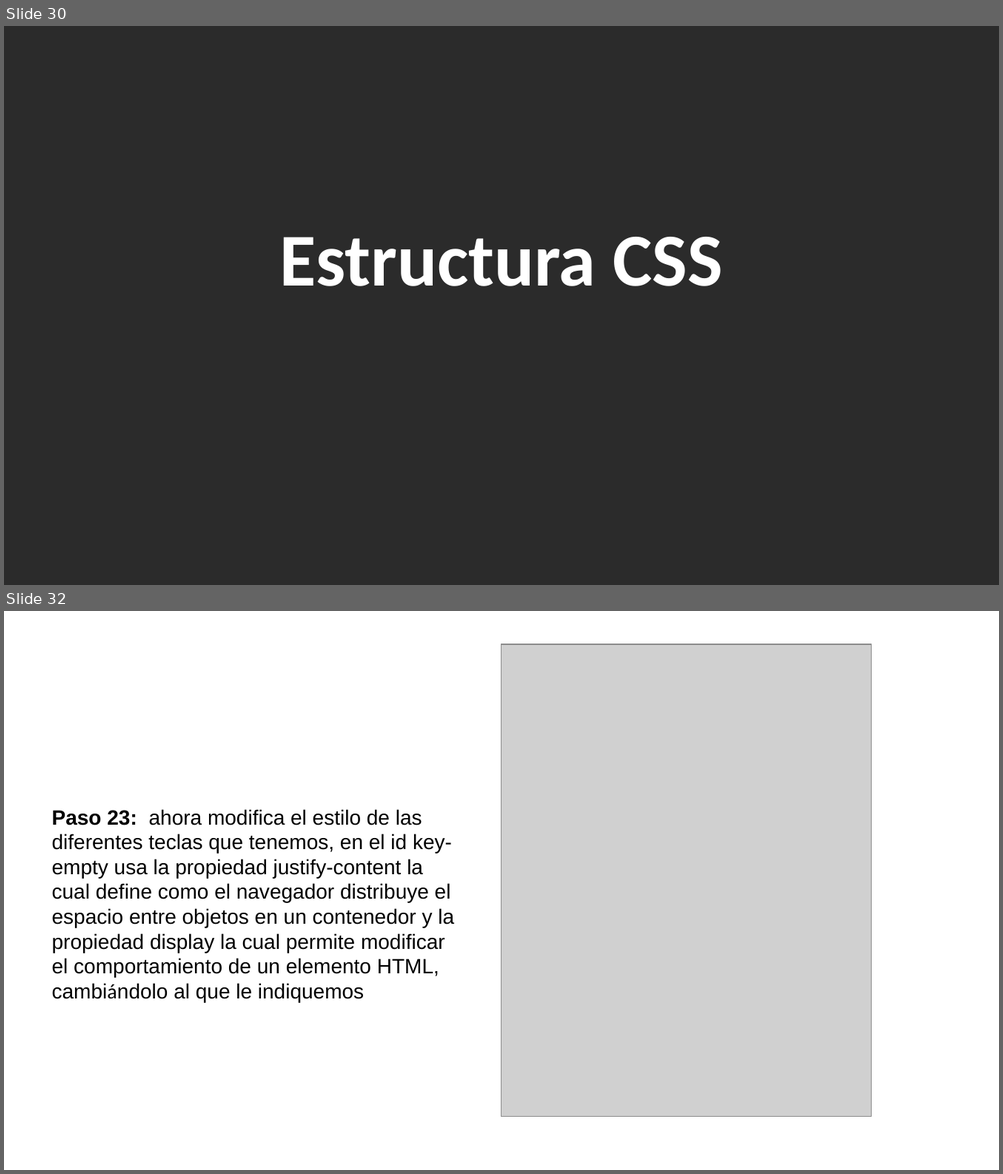
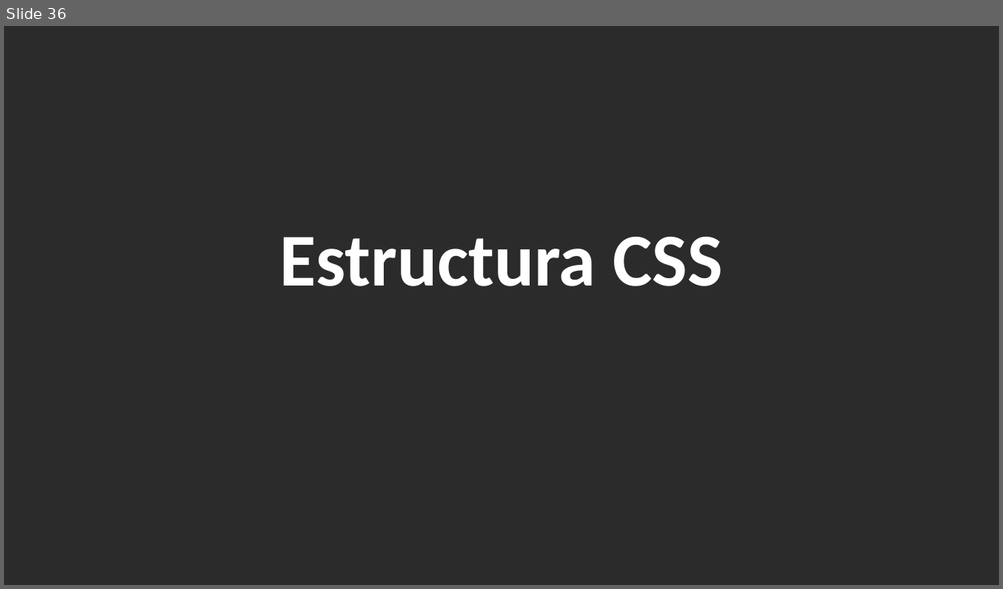
Before and after one commit to ADS02023/tecladoVirtual, a slide deck: Teclado.pptx. Shown one above the other, each under a label of ours: slides 30 and 32 before the commit, slide 36 after it; the slides between them are not shown. The pictures are 1003x1174 and 1003x589 pixels, drawn with LibreOffice and Linux fonts; fonts in the diff are those of the drawing; grey boxes stand for pictures; background and template pictures are left out; a plain dark background stands for a picture behind light text. Boxes give left, top, right and bottom in pixels: in the first picture for what was removed or moved away, otherwise in the second. Text is boxed around its words. In the diff, an @@ line names an element or a change of style, - is before the commit and + after.

```diff
--- a/Teclado.pptx
+++ b/Teclado.pptx
@@ slide 32 removed at bbox=[4, 611, 999, 1170], background picture (left out) @@
@@ picture removed at bbox=[502, 644, 872, 1117] @@
@@ text removed at bbox=[52, 809, 454, 1002] @@
-Paso 23: ahora modifica el estilo de las diferentes teclas que tenemos, en el id key-empty usa la propiedad justify-content la cual define como el navegador distribuye el espacio entre objetos en un contenedor y la propiedad display la cual permite modificar el comportamiento de un elemento HTML, cambiándolo al que le indiquemos
@@ what was slide 30 is now slide 36 @@
```
Also in this commit, not shown: 16 slides changed, 14 slides added, 3 other slides removed, 5 other files.
